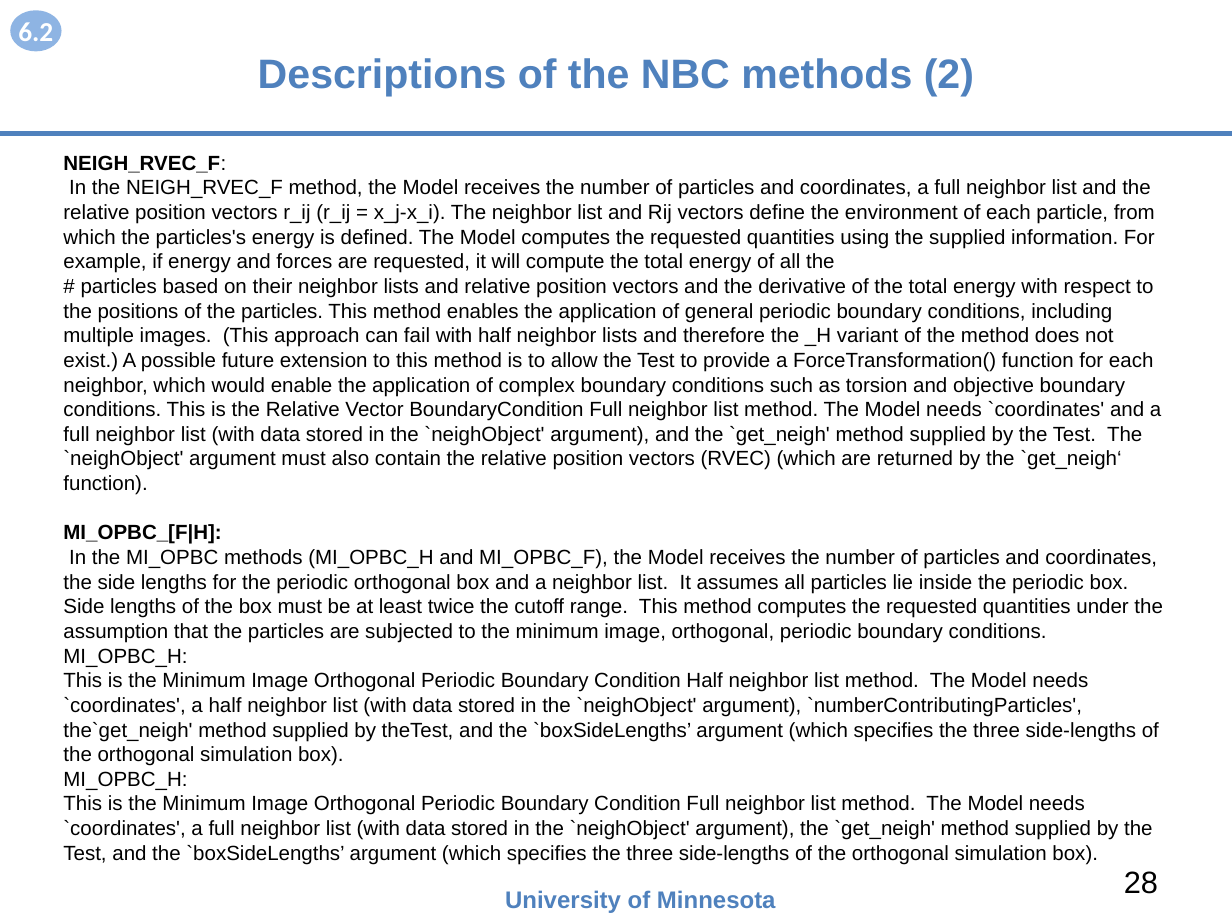
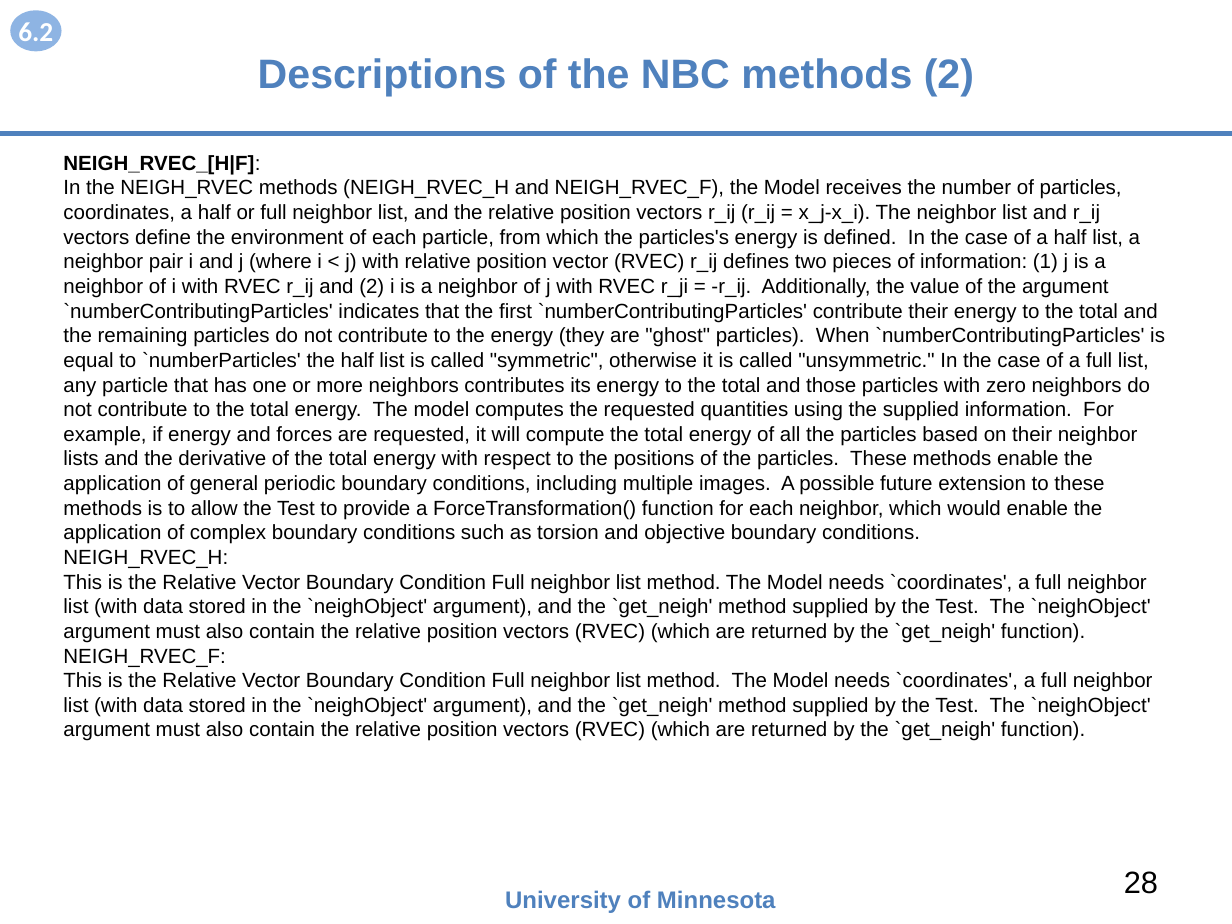
Before and after one commit to openkim/kim-api, a slide deck: slide 28 of DOCs/openkim-api-introduction.pptx. Drawn at 1232x924 pixels with LibreOffice and Linux fonts; fonts in the diff are those of the drawing. Boxes give left, top, right and bottom in pixels: in the first picture for what was removed or moved away, otherwise in the second. Text is boxed around its words. In the diff, an @@ line names an element or a change of style, - is before the commit and + after.

```diff
--- a/DOCs/openkim-api-introduction.pptx
+++ b/DOCs/openkim-api-introduction.pptx
@@ text at bbox=[63, 155, 1165, 643]: paragraphs added @@
+NEIGH_RVEC_[H|F]:
+In the NEIGH_RVEC methods (NEIGH_RVEC_H and NEIGH_RVEC_F), the Model receives the number of particles, coordinates, a half or full neighbor list, and the relative position vectors r_ij (r_ij = x_j-x_i). The neighbor list and r_ij vectors define the environment of each particle, from which the particles's energy is defined. In the case of a half list, a neighbor pair i and j (where i < j) with relative position vector (RVEC) r_ij defines two pieces of information: (1) j is a neighbor of i with RVEC r_ij and (2) i is a neighbor of j with RVEC r_ji = -r_ij. Additionally, the value of the argument `numberContributingParticles' indicates that the first `numberContributingParticles' contribute their energy to the total and the remaining particles do not contribute to the energy (they are "ghost" particles). When `numberContributingParticles' is equal to `numberParticles' the half list is called "symmetric", otherwise it is called "unsymmetric." In the case of a full list, any particle that has one or more neighbors contributes its energy to the total and those particles with zero neighbors do not contribute to the total energy. The model computes the requested quantities using the supplied information. For example, if energy and forces are requested, it will compute the total energy of all the particles based on their neighbor lists and the derivative of the total energy with respect to the positions of the particles. These methods enable the application of general periodic boundary conditions, including multiple images. A possible future extension to these methods is to allow the Test to provide a ForceTransformation() function for each neighbor, which would enable the application of complex boundary conditions such as torsion and objective boundary conditions.
+NEIGH_RVEC_H:
+This is the Relative Vector Boundary Condition Full neighbor list method. The Model needs `coordinates', a full neighbor list (with data stored in the `neighObject' argument), and the `get_neigh' method supplied by the Test. The `neighObject' argument must also contain the relative position vectors (RVEC) (which are returned by the `get_neigh' function).
@@ text at bbox=[63, 648, 225, 667]: bold off in "NEIGH_RVEC_F:" @@
@@ text at bbox=[63, 672, 1153, 741]: text changed @@
-In the NEIGH_RVEC_F method, the Model receives the number of particles and coordinates, a full neighbor list and the relative position vectors r_ij (r_ij = x_j-x_i). The neighbor list and Rij vectors define the environment of each particle, from which the particles's energy is defined. The Model computes the requested quantities using the supplied information. For example, if energy and forces are requested, it will compute the total energy of all the
-# particles based on their neighbor lists and relative position vectors and the derivative of the total energy with respect to the positions of the particles. This method enables the application of general periodic boundary conditions, including multiple images. (This approach can fail with half neighbor lists and therefore the _H variant of the method does not exist.) A possible future extension to this method is to allow the Test to provide a ForceTransformation() function for each neighbor, which would enable the application of complex boundary conditions such as torsion and objective boundary conditions. This is the Relative Vector BoundaryCondition Full neighbor list method. The Model needs `coordinates' and a full neighbor list (with data stored in the `neighObject' argument), and the `get_neigh' method supplied by the Test. The `neighObject' argument must also contain the relative position vectors (RVEC) (which are returned by the `get_neigh‘ function).
-MI_OPBC_[F|H]:
-In the MI_OPBC methods (MI_OPBC_H and MI_OPBC_F), the Model receives the number of particles and coordinates, the side lengths for the periodic orthogonal box and a neighbor list. It assumes all particles lie inside the periodic box. Side lengths of the box must be at least twice the cutoff range. This method computes the requested quantities under the assumption that the particles are subjected to the minimum image, orthogonal, periodic boundary conditions.
-MI_OPBC_H:
-This is the Minimum Image Orthogonal Periodic Boundary Condition Half neighbor list method. The Model needs `coordinates', a half neighbor list (with data stored in the `neighObject' argument), `numberContributingParticles', the`get_neigh' method supplied by theTest, and the `boxSideLengths’ argument (which specifies the three side-lengths of the orthogonal simulation box).
-MI_OPBC_H:
-This is the Minimum Image Orthogonal Periodic Boundary Condition Full neighbor list method. The Model needs `coordinates', a full neighbor list (with data stored in the `neighObject' argument), the `get_neigh' method supplied by the Test, and the `boxSideLengths’ argument (which specifies the three side-lengths of the orthogonal simulation box).
+This is the Relative Vector Boundary Condition Full neighbor list method. The Model needs `coordinates', a full neighbor list (with data stored in the `neighObject' argument), and the `get_neigh' method supplied by the Test. The `neighObject' argument must also contain the relative position vectors (RVEC) (which are returned by the `get_neigh' function).
```
Also in this commit, not shown: 7 other slides changed, 1 slide added, 1 other file.
